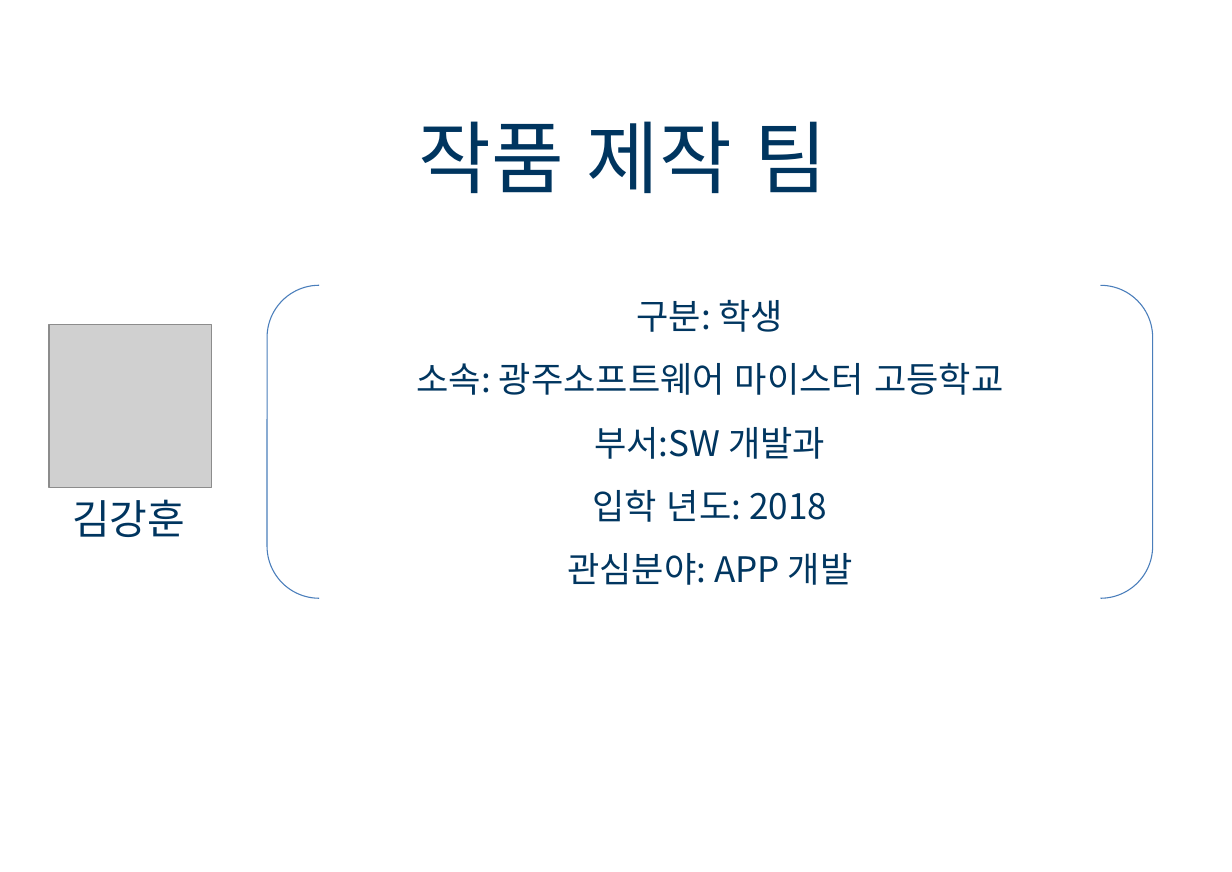
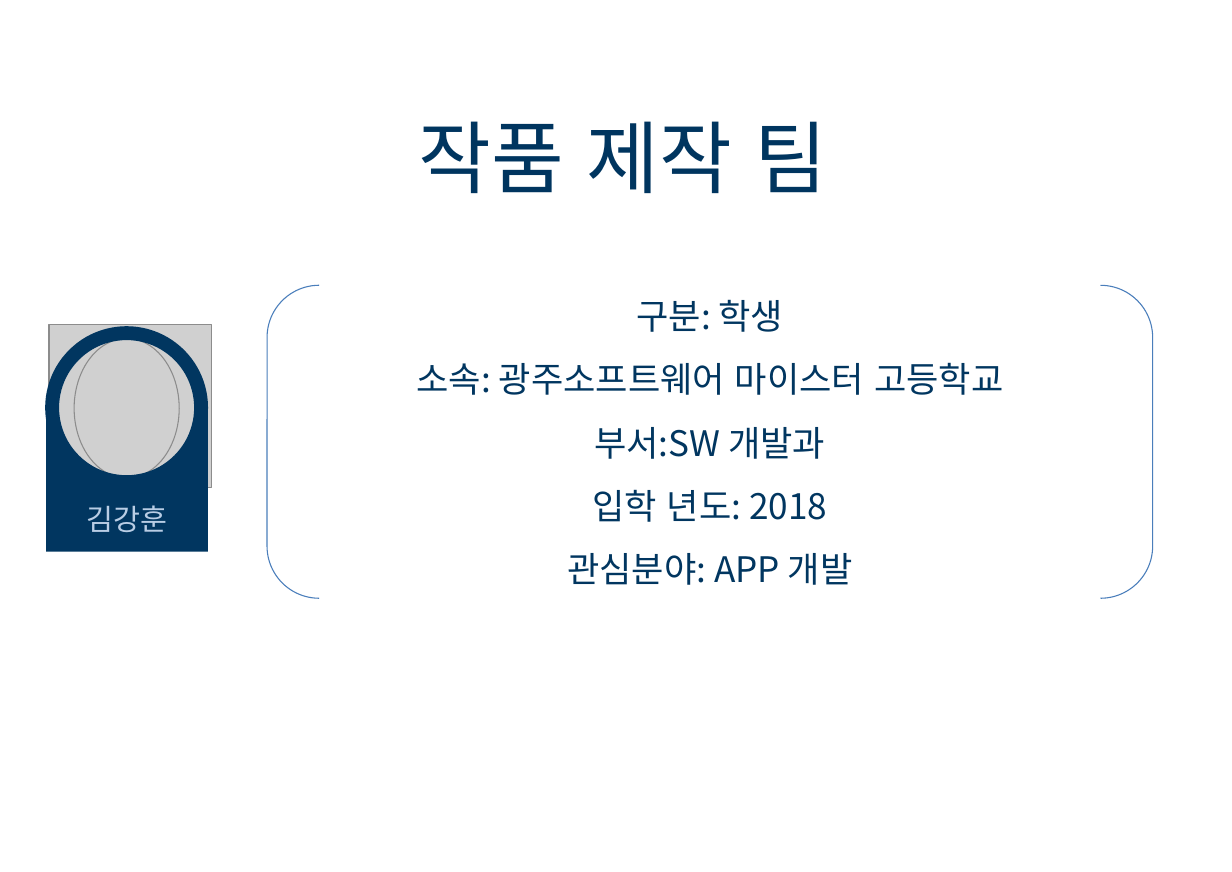
Before and after one commit to Nam-SW/GOE, a slide deck: slide 17 of documents/KDN 발표 자료.pptx. Drawn at 1232x872 pixels with LibreOffice and Linux fonts; fonts in the diff are those of the drawing; grey boxes stand for pictures; background and template pictures are left out. Boxes give left, top, right and bottom in pixels: in the first picture for what was removed or moved away, otherwise in the second. Text is boxed around its words. In the diff, an @@ line names an element or a change of style, - is before the commit and + after.

```diff
--- a/documents/KDN 발표 자료.pptx
+++ b/documents/KDN 발표 자료.pptx
@@ group added at (x1=46, y1=333, x2=208, y2=551): 1 picture, 1 ellipse, 1 freeform shape, 1 text @@
+김강훈
```
Also in this commit, not shown: 4 other slides changed.
